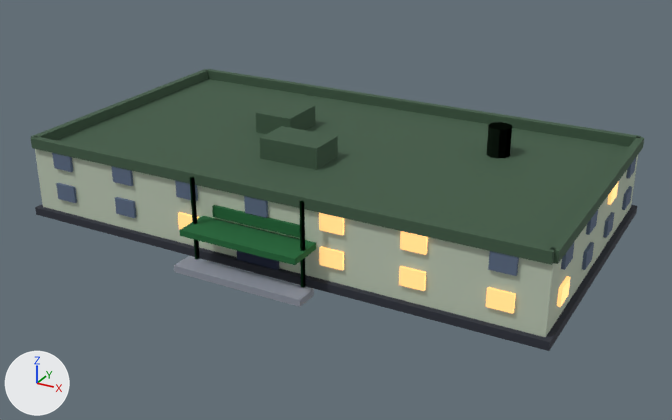
Renders of the glTF model models/gym-high.glb from each side of a commit.
Rendered twice from a 50 mm lens placed at (63.9, -116.5, 58.9), pointed at (2.0, -4.0, 2.6). Arrows for +X, +Y and +Z are at lower left; the lights stay in place. The picture after the commit comes second. Vertices at exactly the same position are counted once.
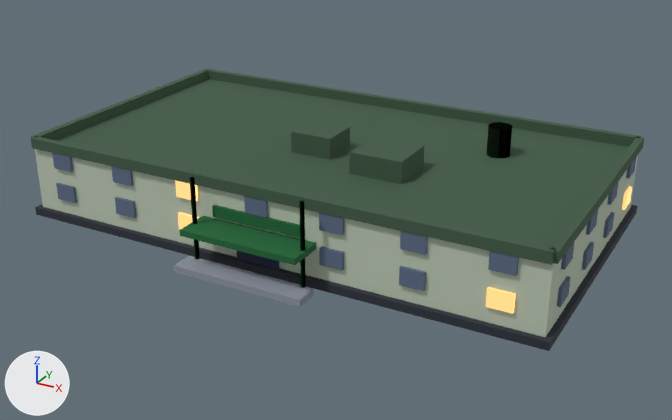
What differs and where, as boxes (x1, y1, x2, y2) in the pictures (672 x 420 px; the box of a moved part takes in the faces that stretch with it):
part 1 of me_mesh_0, moved or reshaped: before (260, 126, 338, 170); after (349, 137, 425, 184)
part 2 of me_mesh_0, moved or reshaped: before (256, 100, 315, 134); after (291, 120, 350, 159)
part 3 of me_mesh_0, moved or reshaped (not visible afterwards): before (175, 180, 198, 201)
part 4 of me_mesh_0, moved or reshaped: before (244, 196, 268, 218); after (319, 246, 344, 271)
part 5 of me_mesh_0, moved or reshaped: before (488, 251, 519, 276); after (319, 213, 344, 236)
part 6 of me_mesh_0, moved or reshaped (not visible before): after (399, 266, 426, 291)
part 7 of me_mesh_0, moved or reshaped (not visible before): after (400, 231, 428, 255)
part 8 of me_mesh_0, moved or reshaped (not visible afterwards): before (622, 186, 632, 210)
part 9 of me_mesh_0, moved or reshaped (not visible before): after (607, 181, 619, 205)
part 10 of me_mesh_0, moved or reshaped: before (178, 177, 571, 314); after (174, 177, 316, 306)
part 11 of me_mesh_0, moved or reshaped (not visible before): after (175, 180, 198, 201)
part 12 of me_mesh_0, moved or reshaped (not visible before): after (557, 276, 571, 307)
part 13 of me_mesh_0, moved or reshaped: before (607, 181, 619, 205); after (622, 186, 632, 210)

The change, as a list of edits to the scene's bpy script:
```text
Change me_mesh_0:
    where me_mesh_0.from_pydata(...)  # 495 vertices, 738 faces; spans x -40.8..40.8, y -27.9..22.8, z 0.0..15.4
    used by ob_mesh_0; location = (0.0, 0.0, 0.0)
    me_mesh_0 part 1: the loose piece of 8 vertices spanning x -7.5..2.1, y -9.7..-3.6, z 11.0..14.2 is scaled about its middle by (0.838, 1.25, 1), then moved by (13.5, 1.7, 0.0)
    me_mesh_0 part 2: the loose piece of 8 vertices spanning x -14.5..-8.2, y 0.0..7.8, z 11.0..14.2 is scaled about its middle by (1.05, 0.785, 1), then moved by (9.8, -6.0, 0.0)
    me_mesh_0 part 3: the loose piece of 8 vertices spanning x -13.1..-9.7, y -22.5..-22.0, z 8.5..11.0 is moved by (11.4, 0.0, -5.0)
    me_mesh_0 part 4: the loose piece of 8 vertices spanning x -1.7..1.7, y -22.5..-22.0, z 8.5..11.0 is moved by (11.4, 0.0, -5.0)
    me_mesh_0 part 5: the loose piece of 8 vertices spanning x 32.6..36.0, y -22.5..-22.0, z 8.5..11.0 is moved by (-22.9, 0.0, 0.0)
    me_mesh_0 part 6: the loose piece of 8 vertices spanning x -36.0..-32.6, y 22.0..22.5, z 3.5..6.0 is moved by (57.1, -44.4, 0.0)
    me_mesh_0 part 7: the loose piece of 8 vertices spanning x -24.6..-21.2, y 22.0..22.5, z 3.5..6.0 is moved by (45.7, -44.4, 5.0)
    me_mesh_0 part 8: the loose piece of 8 vertices spanning x 40.0..40.5, y 14.8..18.2, z 3.5..6.0 is scaled about its middle by (6.8, 0.147, 1), then moved by (-40.2, 5.7, 5.0)
    me_mesh_0 part 9: the loose piece of 8 vertices spanning x -40.5..-40.0, y 3.8..7.2, z 3.5..6.0 is moved by (80.4, 0.0, 5.0)
    me_mesh_0 part 10: 114 of 495 vertices moved; they spanned x -13.1..40.5, y -27.9..-14.8, z 0.0..13.0 and now span x -40.5..40.5, y -27.9..18.2, z 0.0..13.0; mean shift (-23.3, 8.6, 0.7); largest move (40.0, -14.8, 6.0) -> (-40.5, 18.2, 6.0)
    me_mesh_0 part 11: all 8 vertices in x -13.1..-9.7, y 22.0..22.5, z 8.5..11.0 are moved by (0.0, -44.4, 0.0)
    me_mesh_0 part 12: all 8 vertices in x -40.5..-40.0, y -18.2..-14.8, z 8.5..11.0 are moved by (80.4, 0.0, -5.0)
    me_mesh_0 part 13: 8 of 495 vertices moved; they spanned x 40.0..40.5, y 3.8..7.2, z 8.5..11.0 and now span x 40.0..40.5, y 14.8..18.2, z 3.5..6.0; mean shift (0.0, 11.0, -5.0); largest move (40.0, 7.2, 11.0) -> (40.0, 18.2, 6.0)
```
